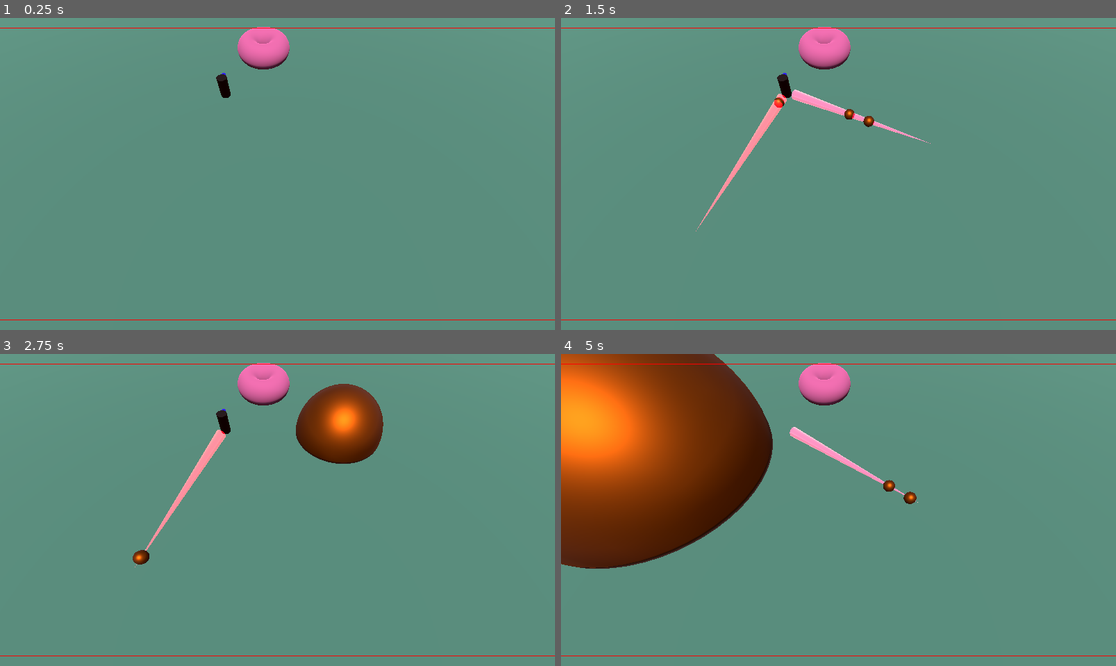
Above: before the commit, frames 1-4 (two rows, left to right).
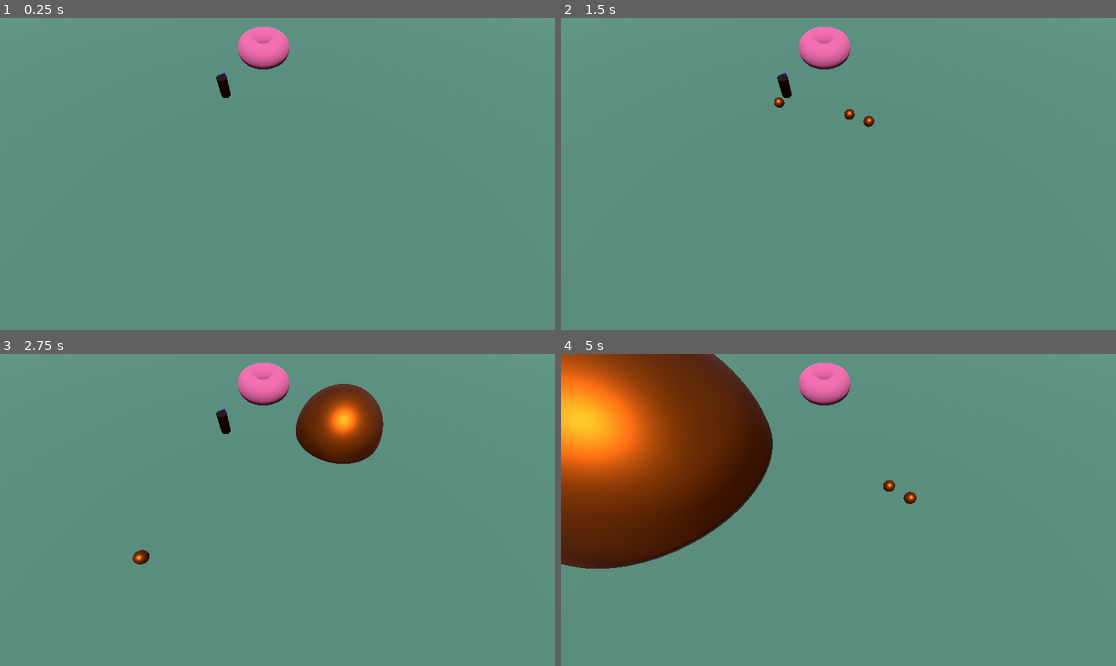
Above: after the commit, the same moments.

Repository: CoininDev/LigmadasLendas
Game: Godot game, scene res://cenas/cena_de_teste.tscn
Two runs of this game, one before a commit and one after it. Both use one fixed random seed, a clock stepped at 60 frames per second and the inputs below.
Inputs (mouse positions are in pixels of both pictures, inside the frame that each line leads up to):
- Up to frame 1 (0.25 s): no input
- Up to frame 2 (1.5 s): tap Enter at 0.5 s; move the mouse to (960, 158) at 0.52 s; hold Right (ui_right) 0.53-1.28 s; tap E (e) at 0.6 s; tap Q (q) at 0.8, 1.35 s; move the mouse to (727, 189) at 1.27 s; hold Down (ui_down) from 1.28 s (still down)
- Up to frame 3 (2.75 s): tap R (r) at 1.55, 2.1 s; move the mouse to (333, 441) at 2.02 s; release Down (ui_down) at 2.03 s; hold Right (ui_right) from 2.03 s (still down); tap W (w) at 2.3 s
- Up to frame 4 (5 s): move the mouse to (810, 572) at 2.77 s; release Right (ui_right) at 2.78 s; hold Up (ui_up) 2.78-3.53 s; tap W (w) at 2.85 s; tap E (e) at 3.05, 3.6 s; move the mouse to (1005, 556) at 3.52 s; hold Left (ui_left) from 3.53 s (still down); tap Q (q) at 3.8 s; move the mouse to (672, 463) at 4.27 s; right-click (672, 463) at 4.35 s; tap R (r) at 4.55 s

The runs differ from the first frame. In frame 1, 0.4% of the frame differs, in the area x 0-100%, y 3-97%; in frame 2, 1.3%; in frame 3, 1.0%; in frame 4, 1.6%.
Error before the commit: Invalid access to property or key 'position' on a base object of type 'null instance'. (res://scripts/targets/projectile.gd:16)

Commit message:
correção de bugs

Diff:
--- a/cenas/cena_de_teste.tscn
+++ b/cenas/cena_de_teste.tscn
@@ -4,6 +4,18 @@
 [ext_resource type="Script" path="res://scripts/CameraMan.gd" id="2_8g36f"]
 [ext_resource type="PackedScene" uid="uid://7g5bq1ieqvc7" path="res://objs/targets/circular_area.tscn" id="2_a2iur"]
 [ext_resource type="Material" uid="uid://tdbycpp30oep" path="res://graphics/gold.tres" id="2_ej5h0"]
+
+[sub_resource type="BoxShape3D" id="BoxShape3D_u1rgv"]
+
+[sub_resource type="ProceduralSkyMaterial" id="ProceduralSkyMaterial_bw0sc"]
+
+[sub_resource type="Sky" id="Sky_85t4l"]
+sky_material = SubResource("ProceduralSkyMaterial_bw0sc")
+
+[sub_resource type="Environment" id="Environment_i6cj1"]
+background_mode = 2
+sky = SubResource("Sky_85t4l")
+ssao_enabled = true
 
 [sub_resource type="SphereMesh" id="SphereMesh_7eere"]
 material = ExtResource("2_ej5h0")
@@ -67,19 +79,122 @@
 sky = SubResource("Sky_usmbq")
 ssao_enabled = true
 
-[sub_resource type="BoxShape3D" id="BoxShape3D_u1rgv"]
-
-[sub_resource type="ProceduralSkyMaterial" id="ProceduralSkyMaterial_bw0sc"]
-
-[sub_resource type="Sky" id="Sky_85t4l"]
-sky_material = SubResource("ProceduralSkyMaterial_bw0sc")
-
-[sub_resource type="Environment" id="Environment_i6cj1"]
-background_mode = 2
-sky = SubResource("Sky_85t4l")
-ssao_enabled = true
-
 [node name="Cena de teste" type="Node3D"]
+
+[node name="CameraMan" type="CharacterBody3D" parent="."]
+transform = Transform3D(1, 0, 0, 0, 0.482855, 0.8757, 0, -0.8757, 0.482855, -0.286873, 15.2398, 31.0159)
+script = ExtResource("2_8g36f")
+
+[node name="CollisionShape3D" type="CollisionShape3D" parent="CameraMan"]
+shape = SubResource("BoxShape3D_u1rgv")
+disabled = true
+
+[node name="Camera3D" type="Camera3D" parent="CameraMan" groups=["camera"]]
+transform = Transform3D(1, 0, 0, 0, 1, 4.47035e-07, 0, -4.76837e-07, 1, 0, 0, 0)
+environment = SubResource("Environment_i6cj1")
+
+[node name="Cantos" type="Control" parent="CameraMan/Camera3D"]
+layout_mode = 3
+anchors_preset = 15
+anchor_right = 1.0
+anchor_bottom = 1.0
+grow_horizontal = 2
+grow_vertical = 2
+
+[node name="up" type="ReferenceRect" parent="CameraMan/Camera3D/Cantos"]
+layout_mode = 1
+anchors_preset = 10
+anchor_right = 1.0
+offset_left = 16.0
+offset_right = -16.0
+offset_bottom = 21.0
+grow_horizontal = 2
+size_flags_horizontal = 2
+size_flags_vertical = 3
+mouse_filter = 1
+
+[node name="up_left" type="ReferenceRect" parent="CameraMan/Camera3D/Cantos"]
+layout_mode = 1
+offset_right = 16.0
+offset_bottom = 21.0
+size_flags_horizontal = 2
+size_flags_vertical = 3
+mouse_filter = 1
+
+[node name="up_right" type="ReferenceRect" parent="CameraMan/Camera3D/Cantos"]
+layout_mode = 1
+anchors_preset = 1
+anchor_left = 1.0
+anchor_right = 1.0
+offset_left = -16.0
+offset_bottom = 21.0
+grow_horizontal = 0
+size_flags_horizontal = 2
+size_flags_vertical = 3
+mouse_filter = 1
+
+[node name="down_left" type="ReferenceRect" parent="CameraMan/Camera3D/Cantos"]
+layout_mode = 1
+anchors_preset = 2
+anchor_top = 1.0
+anchor_bottom = 1.0
+offset_top = -21.0
+offset_right = 16.0
+grow_vertical = 0
+size_flags_horizontal = 2
+size_flags_vertical = 3
+mouse_filter = 1
+
+[node name="down_right" type="ReferenceRect" parent="CameraMan/Camera3D/Cantos"]
+layout_mode = 1
+anchors_preset = 3
+anchor_left = 1.0
+anchor_top = 1.0
+anchor_right = 1.0
+anchor_bottom = 1.0
+offset_left = -16.0
+offset_top = -21.0
+grow_horizontal = 0
+grow_vertical = 0
+size_flags_horizontal = 2
+size_flags_vertical = 3
+mouse_filter = 1
+
+[node name="down" type="ReferenceRect" parent="CameraMan/Camera3D/Cantos"]
+layout_mode = 1
+anchors_preset = 12
+anchor_top = 1.0
+anchor_right = 1.0
+anchor_bottom = 1.0
+offset_left = 16.0
+offset_top = -21.0
+offset_right = -16.0
+grow_horizontal = 2
+grow_vertical = 0
+mouse_filter = 1
+
+[node name="left" type="ReferenceRect" parent="CameraMan/Camera3D/Cantos"]
+layout_mode = 1
+anchors_preset = 9
+anchor_bottom = 1.0
+offset_top = 22.0
+offset_right = 16.0
+offset_bottom = -21.0
+grow_vertical = 2
+mouse_filter = 1
+
+[node name="right" type="ReferenceRect" parent="CameraMan/Camera3D/Cantos"]
+layout_mode = 1
+anchors_preset = 11
+anchor_left = 1.0
+anchor_right = 1.0
+anchor_bottom = 1.0
+offset_left = -16.0
+offset_top = 21.0
+offset_bottom = -21.0
+grow_horizontal = 0
+grow_vertical = 2
+mouse_filter = 1
 
 [node name="CharBase" type="CharacterBody3D" parent="." groups=["char"]]
 transform = Transform3D(1, 0, 0, 0, 1, 0, 0, 0, 1, -5.67001, 1.60324, 13.4823)
@@ -137,72 +252,16 @@
 [node name="DirectionalLight3D" type="DirectionalLight3D" parent="."]
 transform = Transform3D(1, 0, 0, 0, 0.36291, 0.931824, 0, -0.931824, 0.36291, 0, 8, 0)
 
-[node name="CameraMan" type="CharacterBody3D" parent="."]
-transform = Transform3D(1, 0, 0, 0, 0.482855, 0.8757, 0, -0.8757, 0.482855, -0.286873, 15.2398, 31.0159)
-script = ExtResource("2_8g36f")
-
-[node name="CollisionShape3D" type="CollisionShape3D" parent="CameraMan"]
-shape = SubResource("BoxShape3D_u1rgv")
-disabled = true
-
-[node name="Camera3D" type="Camera3D" parent="CameraMan" groups=["camera"]]
-transform = Transform3D(1, 0, 0, 0, 1, 4.47035e-07, 0, -4.76837e-07, 1, 0, 0, 0)
-environment = SubResource("Environment_i6cj1")
-
-[node name="Cantos" type="Control" parent="CameraMan/Camera3D"]
-layout_mode = 3
-anchors_preset = 15
-anchor_right = 1.0
-anchor_bottom = 1.0
-grow_horizontal = 2
-grow_vertical = 2
-
-[node name="up" type="ReferenceRect" parent="CameraMan/Camera3D/Cantos"]
-layout_mode = 1
-anchors_preset = 10
-anchor_right = 1.0
-offset_bottom = 21.0
-grow_horizontal = 2
-size_flags_horizontal = 2
-size_flags_vertical = 3
-mouse_filter = 1
-editor_only = false
-
-[node name="down" type="ReferenceRect" parent="CameraMan/Camera3D/Cantos"]
-layout_mode = 1
-anchors_preset = 12
-anchor_top = 1.0
-anchor_right = 1.0
-anchor_bottom = 1.0
-offset_top = -21.0
-grow_horizontal = 2
-grow_vertical = 0
-mouse_filter = 1
-editor_only = false
-
-[node name="left" type="ReferenceRect" parent="CameraMan/Camera3D/Cantos"]
-layout_mode = 1
-anchors_preset = 9
-anchor_bottom = 1.0
-offset_right = 16.0
-grow_vertical = 2
-mouse_filter = 1
-editor_only = false
-
-[node name="right" type="ReferenceRect" parent="CameraMan/Camera3D/Cantos"]
-layout_mode = 1
-anchors_preset = 11
-anchor_left = 1.0
-anchor_right = 1.0
-anchor_bottom = 1.0
-offset_left = -16.0
-grow_horizontal = 0
-grow_vertical = 2
-mouse_filter = 1
-editor_only = false
-
 [connection signal="mouse_entered" from="CameraMan/Camera3D/Cantos/up" to="CameraMan" method="_on_up_mouse_entered"]
 [connection signal="mouse_exited" from="CameraMan/Camera3D/Cantos/up" to="CameraMan" method="_on_up_mouse_exited"]
+[connection signal="mouse_entered" from="CameraMan/Camera3D/Cantos/up_left" to="CameraMan" method="_on_up_left_mouse_entered"]
+[connection signal="mouse_exited" from="CameraMan/Camera3D/Cantos/up_left" to="CameraMan" method="_on_up_left_mouse_exited"]
+[connection signal="mouse_entered" from="CameraMan/Camera3D/Cantos/up_right" to="CameraMan" method="_on_up_right_mouse_entered"]
+[connection signal="mouse_exited" from="CameraMan/Camera3D/Cantos/up_right" to="CameraMan" method="_on_up_right_mouse_exited"]
+[connection signal="mouse_entered" from="CameraMan/Camera3D/Cantos/down_left" to="CameraMan" method="_on_down_left_mouse_entered"]
+[connection signal="mouse_exited" from="CameraMan/Camera3D/Cantos/down_left" to="CameraMan" method="_on_down_left_mouse_exited"]
+[connection signal="mouse_entered" from="CameraMan/Camera3D/Cantos/down_right" to="CameraMan" method="_on_down_right_mouse_entered"]
+[connection signal="mouse_exited" from="CameraMan/Camera3D/Cantos/down_right" to="CameraMan" method="_on_down_right_mouse_exited"]
 [connection signal="mouse_entered" from="CameraMan/Camera3D/Cantos/down" to="CameraMan" method="_on_down_mouse_entered"]
 [connection signal="mouse_exited" from="CameraMan/Camera3D/Cantos/down" to="CameraMan" method="_on_down_mouse_exited"]
 [connection signal="mouse_entered" from="CameraMan/Camera3D/Cantos/left" to="CameraMan" method="_on_left_mouse_entered"]
--- a/graphics/casd.tres
+++ b/graphics/casd.tres
@@ -4,8 +4,7 @@
 transparency = 1
 blend_mode = 1
 albedo_color = Color(0.843137, 0, 0.156863, 1)
-metallic = 1.0
+metallic = 0.45
 metallic_specular = 0.0
 roughness = 0.0
-emission_enabled = true
 emission = Color(0.952941, 0, 0.109804, 1)
--- a/graphics/gold.tres
+++ b/graphics/gold.tres
@@ -3,4 +3,4 @@
 [resource]
 albedo_color = Color(0.827451, 0.34902, 0.0627451, 1)
 metallic = 1.0
-roughness = 0.53
+roughness = 0.47
--- a/objs/targets/circular_area.tscn
+++ b/objs/targets/circular_area.tscn
@@ -2,6 +2,7 @@
 
 [ext_resource type="Script" path="res://scripts/targets/target_area.gd" id="1_8l00f"]
 [ext_resource type="Material" uid="uid://tdbycpp30oep" path="res://graphics/gold.tres" id="2_0mwe3"]
+[ext_resource type="Material" uid="uid://7s52l7ud3a8x" path="res://graphics/casd.tres" id="3_k6lly"]
 
 [sub_resource type="SphereMesh" id="SphereMesh_428yw"]
 material = ExtResource("2_0mwe3")
@@ -11,16 +12,8 @@
 
 [sub_resource type="SphereShape3D" id="SphereShape3D_1hmq0"]
 
-[sub_resource type="StandardMaterial3D" id="StandardMaterial3D_1nlco"]
-transparency = 1
-blend_mode = 1
-albedo_color = Color(0.498039, 1, 1, 1)
-metallic = 1.0
-emission = Color(0.964706, 0.678431, 0.886275, 1)
-emission_energy_multiplier = 0.5
-
 [sub_resource type="SphereMesh" id="SphereMesh_k45u5"]
-material = SubResource("StandardMaterial3D_1nlco")
+material = ExtResource("3_k6lly")
 radius = 4.0
 height = 4.0
 is_hemisphere = true
--- a/objs/targets/projectile.tscn
+++ b/objs/targets/projectile.tscn
@@ -11,10 +11,8 @@
 
 [sub_resource type="BoxShape3D" id="BoxShape3D_jqegb"]
 
-[sub_resource type="CylinderMesh" id="CylinderMesh_gtoe1"]
+[sub_resource type="QuadMesh" id="QuadMesh_hjj8v"]
 material = ExtResource("3_x1rdy")
-bottom_radius = 0.0
-height = 14.0
 
 [node name="Projectile" type="Node3D"]
 script = ExtResource("1_p4gnw")
@@ -42,9 +40,9 @@
 [node name="CollisionShape3D" type="CollisionShape3D" parent="end"]
 shape = SubResource("BoxShape3D_jqegb")
 
-[node name="MeshInstance3D" type="MeshInstance3D" parent="end"]
-transform = Transform3D(1, 0, 0, 0, -4.37114e-08, -1, 0, 1, -4.37114e-08, 0, 0, 7)
-mesh = SubResource("CylinderMesh_gtoe1")
-skeleton = NodePath("../../bullet")
+[node name="RangeShow" type="MeshInstance3D" parent="."]
+transform = Transform3D(1, 0, 0, 0, -4.37114e-08, 1, 0, -1, -4.37114e-08, 0, 0, -8)
+mesh = SubResource("QuadMesh_hjj8v")
+skeleton = NodePath("../bullet")
 
 [connection signal="area_entered" from="bullet" to="." method="_on_bullet_area_entered"]
--- a/project.godot
+++ b/project.godot
@@ -14,6 +14,10 @@
 run/main_scene="res://cenas/cena_de_teste.tscn"
 config/features=PackedStringArray("4.2", "Forward Plus")
 config/icon="res://icon.svg"
+
+[display]
+
+window/size/mode=3
 
 [editor_plugins]
 
